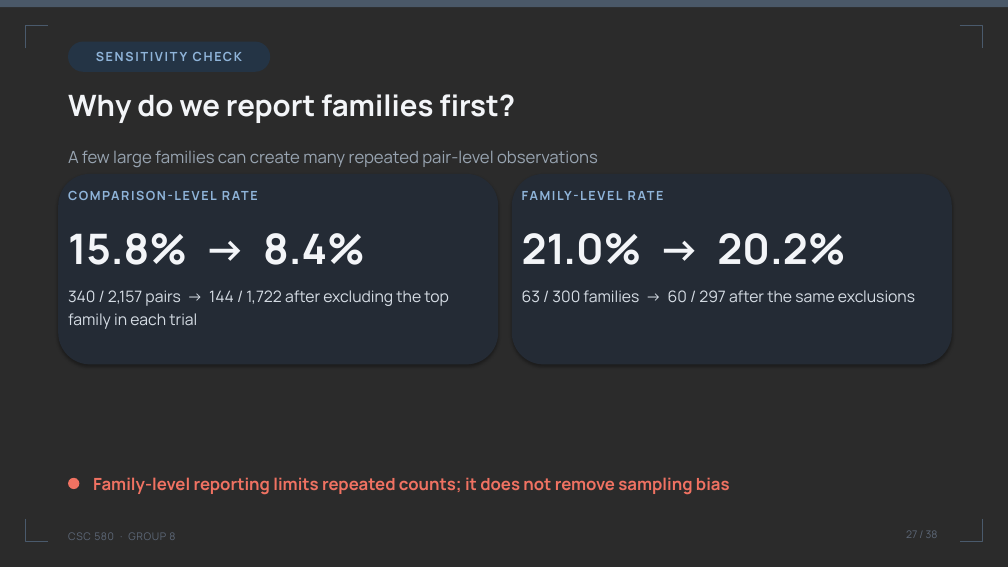
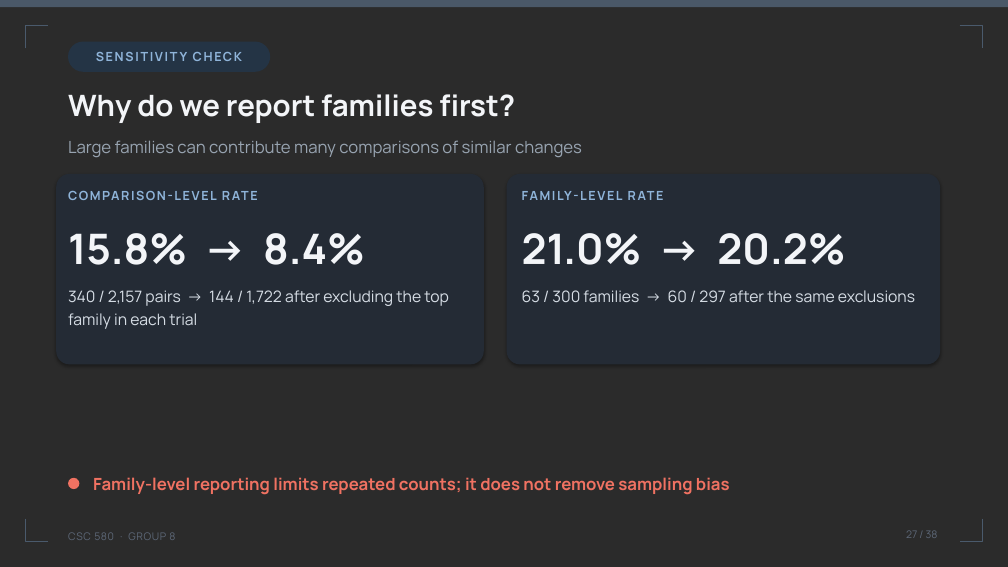
Before and after one commit to umdnp/csc580-project8, a slide deck: slide 27 of docs/group8_final_presentation.pptx. Drawn at 1008x567 pixels with LibreOffice and Linux fonts; fonts in the diff are those of the drawing; background and template pictures are left out; a plain dark background stands for a picture behind light text. Boxes give left, top, right and bottom in pixels: in the first picture for what was removed or moved away, otherwise in the second. Text is boxed around its words. In the diff, an @@ line names an element or a change of style, - is before the commit and + after.

```diff
--- a/docs/group8_final_presentation.pptx
+++ b/docs/group8_final_presentation.pptx
@@ text at box(68, 140, 582, 157): text changed @@
-A few large families can create many repeated pair-level observations
+Large families can contribute many comparisons of similar changes
@@ rounded rectangle at box(56, 174, 484, 364): proportions changed @@
@@ rounded rectangle: place and size @@
-rounded rectangle at box(58, 174, 498, 364)
+rounded rectangle at box(56, 174, 484, 364)
@@ rounded rectangle: place and size @@
-rounded rectangle at box(512, 174, 952, 364)
+rounded rectangle at box(507, 174, 940, 364)
@@ rounded rectangle at box(507, 174, 940, 364): proportions changed @@
```
Also in this commit, not shown: 25 other slides changed.
